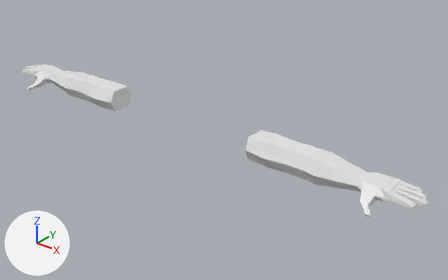
The Blender file Assets/Blender Lib/Animation/Weapons/FPWeaponSwitch.blend, before and after one commit.
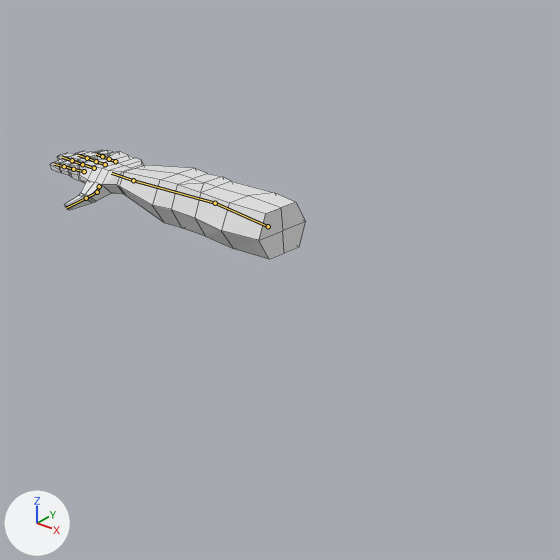
Old and new are each drawn whole from a 50 mm camera at (1.97, -2.13, 1.32) aimed at (0.28, -0.02, 0.01) and again close up on the part from 0% to 54% of the width and 0% to 86% of the height. Arrows for +X, +Y and +Z are at lower left; the lights stay in place. The bones that bend it are drawn over the model as lines in the close-ups. The close-ups show mesh edges as thin lines.

In view in the first close-up: 'FPArms Human Mesh'.
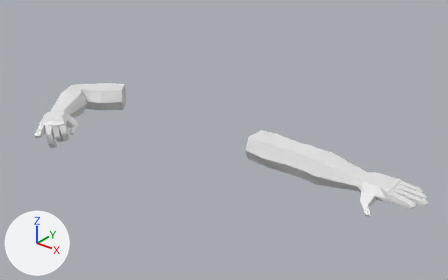
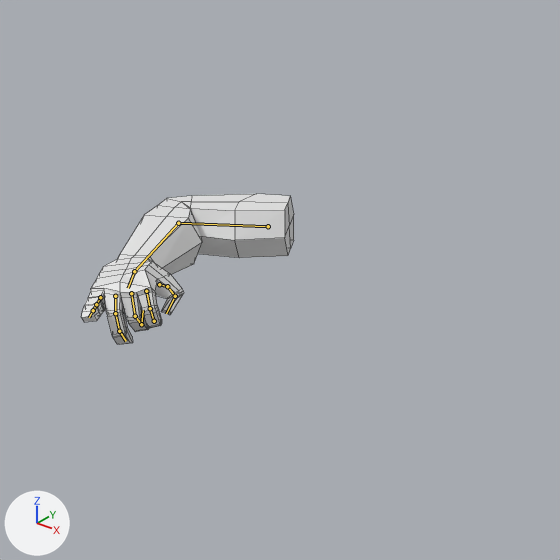
The newer file adds an action. The first version stands in its rest pose; the second is drawn at frame 2 of the action 'FPArms Human ArmatureAction'.

Where the change shows, as pixel boxes [x1, y1, x2, y2] in the close-ups (560 x 560 px):
'FPArms Human Mesh', posed: before [50, 150, 306, 259]; after [81, 194, 294, 344]
bone 'Palm.R', root to tip: before (133, 180) to (111, 173); after (134, 271) to (128, 288)
bone 'Ring Finger.000.R', root to tip: before (105, 164) to (96, 161); after (115, 296) to (115, 313)
bone 'Ring Finger.001.R', root to tip: before (96, 161) to (87, 158); after (115, 313) to (119, 331)
bone 'Ring Finger.002.R', root to tip: before (87, 158) to (78, 155); after (119, 331) to (126, 341)
bone 'Middle Finger.000.R', root to tip: before (94, 168) to (82, 164); after (131, 293) to (135, 316)
bone 'Middle Finger.001.R', root to tip: before (82, 164) to (72, 160); after (135, 316) to (141, 324)
bone 'Middle Finger.002.R', root to tip: before (72, 160) to (62, 157); after (141, 324) to (143, 310)
bone 'Pointer Finger.000.R', root to tip: before (84, 171) to (73, 169); after (146, 291) to (150, 308)
bone 'Pointer Finger.001.R', root to tip: before (73, 169) to (64, 166); after (150, 308) to (154, 321)
bone 'Pointer Finger.002.R', root to tip: before (64, 166) to (54, 164); after (154, 321) to (155, 319)
bone 'Thumb Finger.000.R', root to tip: before (99, 186) to (97, 192); after (159, 284) to (167, 286)
bone 'Thumb Finger.001.R', root to tip: before (97, 192) to (86, 198); after (167, 286) to (175, 296)
bone 'Thumb Finger.002.R', root to tip: before (86, 198) to (66, 208); after (175, 296) to (166, 313)

What the commit changed:
Bone 'Palm.R' (bone_palm_r) turns from (0, 0, 0) to (13, 10, -9) degrees about its own x, y and z.
Bone 'Ring Finger.000.R' (bone_ring_finger_000_r) turns from (0, 0, 0) to (0, 0, 41) degrees about its own x, y and z.
Bone 'Ring Finger.001.R' (bone_ring_finger_001_r) turns from (0, 0, 0) to (0, 0, 41) degrees about its own x, y and z.
Bone 'Ring Finger.002.R' (bone_ring_finger_002_r) turns from (0, 0, 0) to (0, 0, 41) degrees about its own x, y and z.
Bone 'Middle Finger.000.R' (bone_middle_finger_000_r) turns from (0, 0, 0) to (0, 0, 65) degrees about its own x, y and z.
Bone 'Middle Finger.001.R' (bone_middle_finger_001_r) turns from (0, 0, 0) to (0, 0, 65) degrees about its own x, y and z.
Bone 'Middle Finger.002.R' (bone_middle_finger_002_r) turns from (0, 0, 0) to (0, 0, 65) degrees about its own x, y and z.
Bone 'Pointer Finger.000.R' (bone_pointer_finger_000_r) turns from (0, 0, 0) to (0, 0, 54) degrees about its own x, y and z.
Bone 'Pointer Finger.001.R' (bone_pointer_finger_001_r) turns from (0, 0, 0) to (0, 0, 54) degrees about its own x, y and z.
Bone 'Pointer Finger.002.R' (bone_pointer_finger_002_r) turns from (0, 0, 0) to (0, 0, 54) degrees about its own x, y and z.
Bone 'Thumb Finger.000.R' (bone_thumb_finger_000_r) turns from (0, 0, 0) to (-18, -6, -18) degrees about its own x, y and z.
Bone 'Thumb Finger.001.R' (bone_thumb_finger_001_r) turns from (0, 0, 0) to (-4, -14, 18) degrees about its own x, y and z.
Bone 'Thumb Finger.002.R' (bone_thumb_finger_002_r) turns from (0, 0, 0) to (-43, 0, 0) degrees about its own x, y and z.
Bone 'IK Arm Target.R' (bone_ik_arm_target_r) moves from (0.0, 0.0, 0.0) to (0.0, -0.476, 0.366).
Bone 'IK Arm Target.R' (bone_ik_arm_target_r) turns from (0, 0, 0) to (133, 0, 0) degrees about its own x, y and z.
